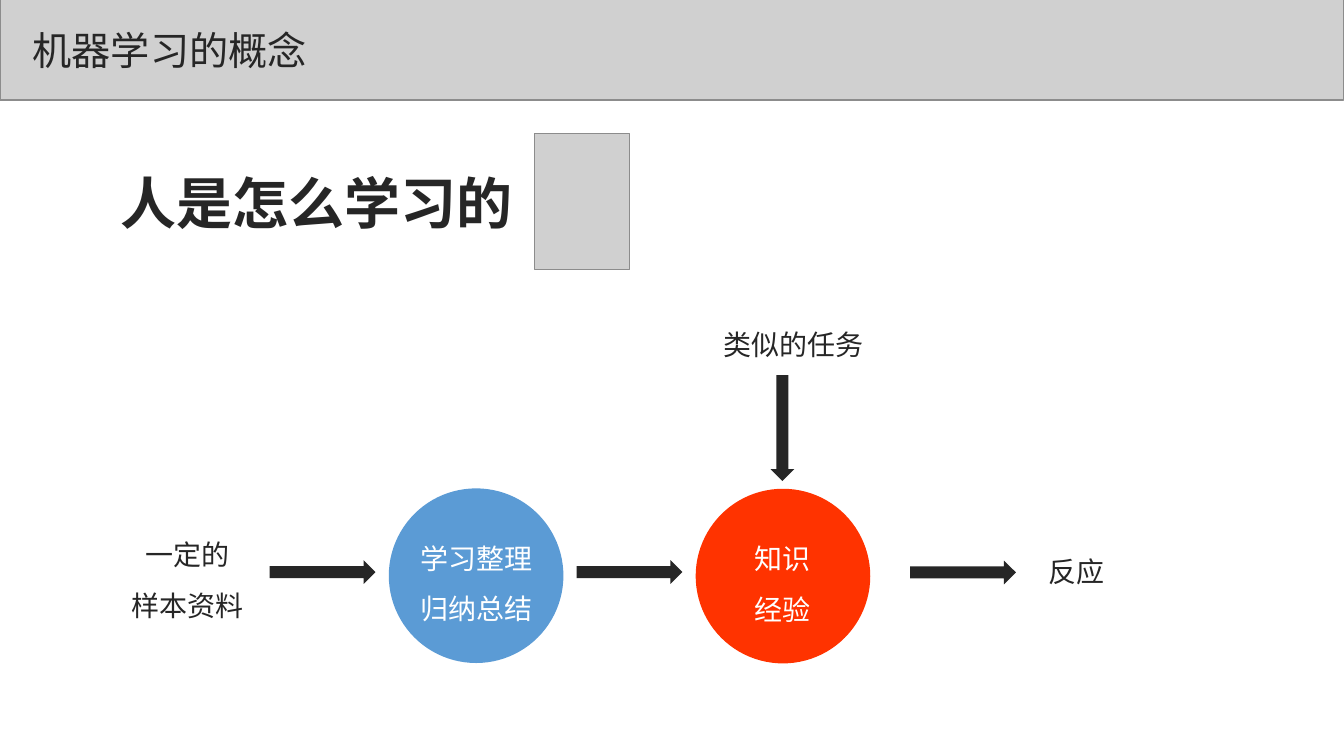
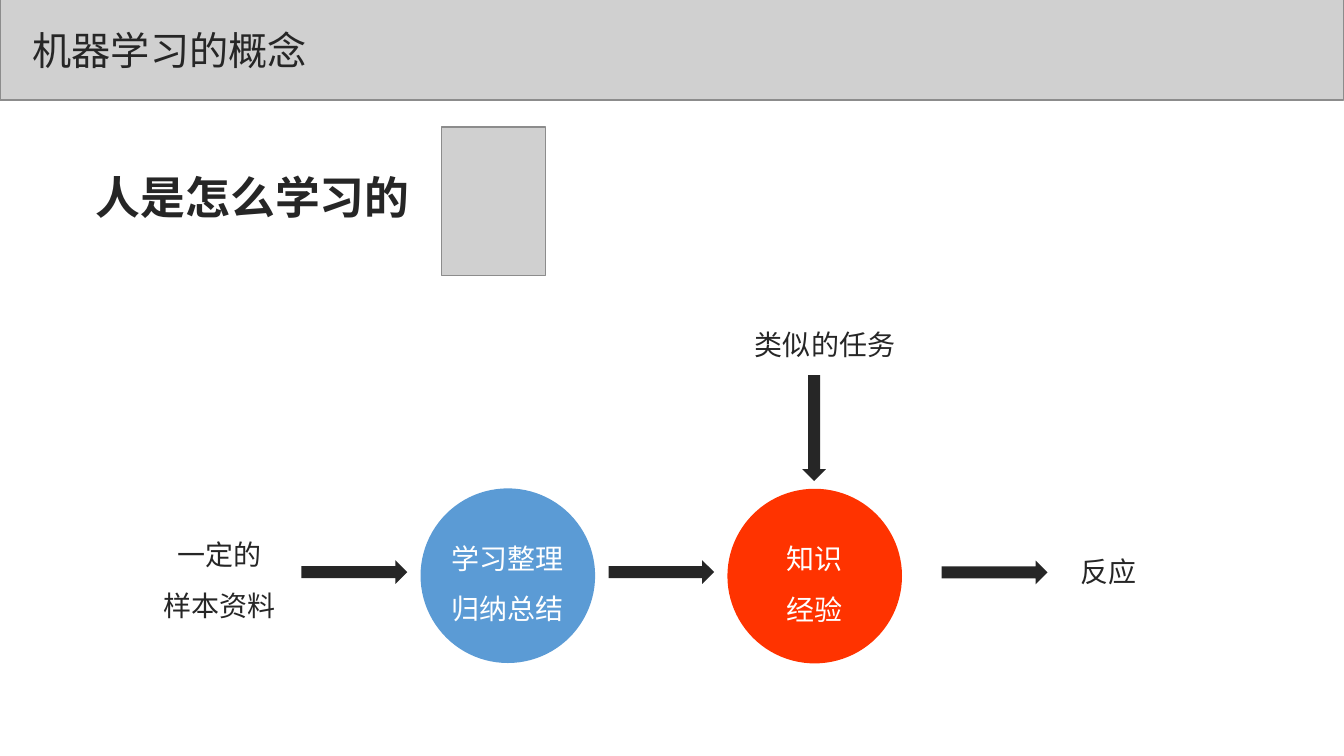
Before and after one commit to congcongshang/StudyNoteBook, a slide deck: slide 3 of 数学/机器学习.ppt. Drawn at 1344x756 pixels with LibreOffice and Linux fonts; fonts in the diff are those of the drawing; grey boxes stand for pictures. Boxes give left, top, right and bottom in pixels: in the first picture for what was removed or moved away, otherwise in the second. Text is boxed around its words. In the diff, an @@ line names an element or a change of style, - is before the commit and + after.

```diff
--- a/数学/机器学习.ppt
+++ b/数学/机器学习.ppt
@@ picture: place and size @@
-picture at [534,133,629,269]
+picture at [441,127,545,275]
@@ text "人是怎么学习的": place and size @@
-text "人是怎么学习的" at [121,176,513,229]
+text "人是怎么学习的" at [96,175,410,218]
@@ text "人是怎么学习的" at [96,175,410,218]: size 40 to 32 pt @@
@@ 5 texts, 3 right arrows, 2 ellipses: place and size @@
-5 texts, 3 right arrows, 2 ellipses at [132,331,1105,663]
+5 texts, 3 right arrows, 2 ellipses at [163,331,1136,663]
@@ right arrow: place and size @@
-right arrow at [576,560,682,584]
+right arrow at [609,560,714,584]
@@ right arrow at [609,560,714,584]: proportions changed @@
```
Also in this commit, not shown: 8 other slides changed, 1 other file.
